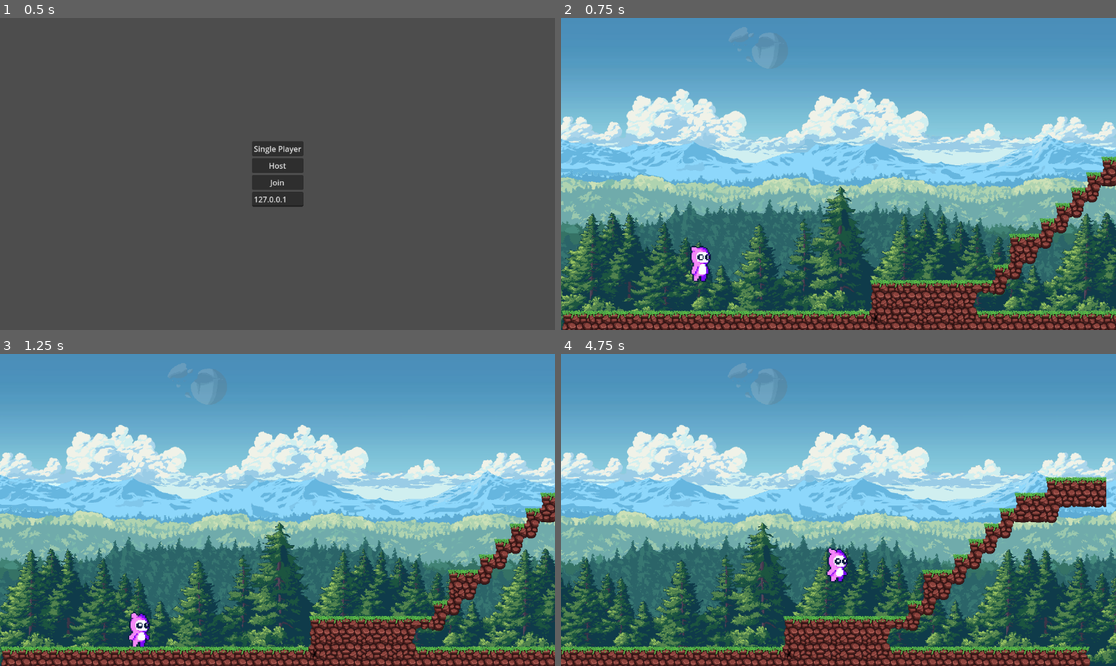
Above: before the commit, frames 1-4 (two rows, left to right).
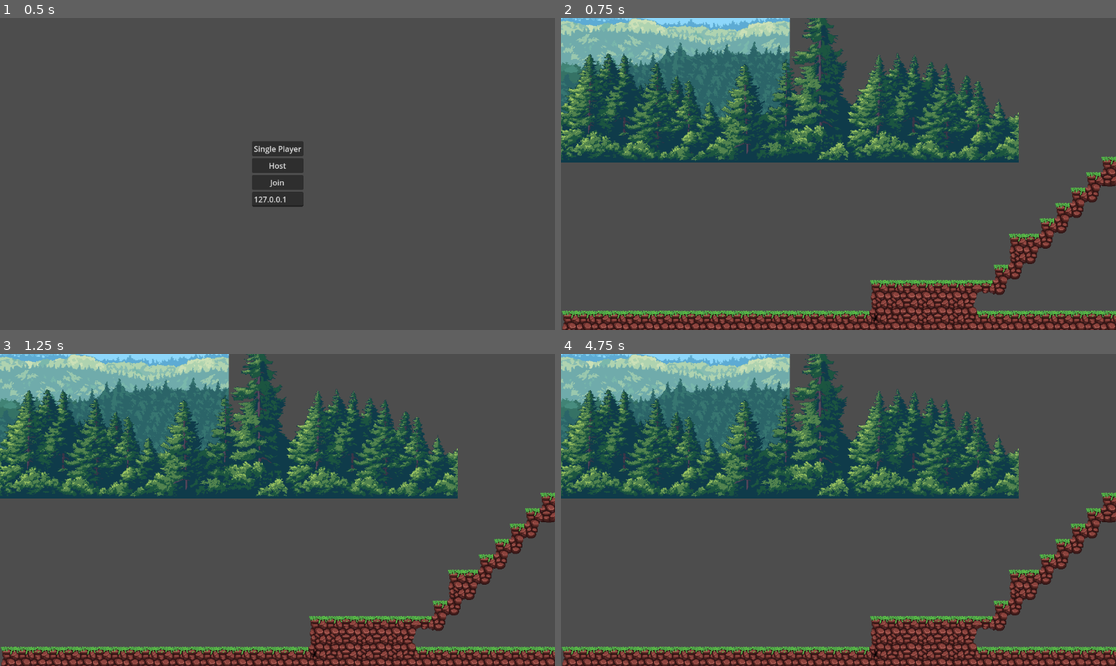
Above: after the commit, the same moments.

Repository: oberthan/Platformer
Game: Godot game, scene res://Main.tscn
Same seed, same stepped clock (60 frames per second), same inputs: the game is played once before the commit and once after it.
Inputs:
- Up to frame 1 (0.5 s): no input
- Up to frame 2 (0.75 s): click "Host" at 0.5 s
- Up to frame 3 (1.25 s): no input
- Up to frame 4 (4.75 s): hold D (right) 1.28-2.78 s; tap Space (jump) at 1.52, 2.27, 3.77, 4.52 s; hold A (left) 2.78-3.53 s; hold D (right) from 3.53 s (still down)

Frame 1 is identical in both runs. In frame 2, 90% of the frame differs, in the area x 0-100%, y 0-100%; in frame 3, 90%; in frame 4, 97%.
Error after the commit: Invalid access to property or key 'is_server' on a base object of type 'Node (network.gd)'. (res://Level.gd:9)

Commit message:
Auto reset server. Build for Pi

Diff:
--- a/Platformer/network.gd
+++ b/Platformer/network.gd
@@ -5,7 +5,6 @@
 
 
 
-var is_server = false
 var players = {}
 var player_inputs = {} # Stores the latest inputs for each player
 
@@ -23,7 +22,6 @@
 		start_server(1221, 2)
 
 func start_server(port, max_clients):
-	is_server = true
 	max_players = max_clients
 	peer.create_server(port, max_clients)
 	multiplayer.multiplayer_peer = peer
@@ -43,6 +41,11 @@
 	connected_players -= 1
 	player_inputs.erase(id)
 	print("Player disconnected: %d. Total players: %d/%d" % [id, connected_players, max_players])
+	if multiplayer.is_server() and connected_players == 0:
+		print("All players have disconnected. Resetting server.")
+		players.clear()
+		player_inputs.clear()
+		get_tree().change_scene_to_file("res://Main.tscn")
 
 func start_client(ip, port):
 	peer.create_client(ip, port)
@@ -68,7 +71,7 @@
 # The server just stores them.
 @rpc("any_peer", "call_local")
 func receive_player_input(id, inputs):
-	if is_server:
+	if multiplayer.is_server():
 			# Don't just overwrite the old inputs. Continuous inputs (like left/right)
 		# should be overwritten, but single-press actions (like jump) should be merged.
 		if inputs.jump:
Not shown, changed: Platformer/export_presets.cfg
Not shown, added: Pi/Platformer.arm64
Not shown, added: Pi/Platformer.pck
Not shown, added: Pi/Platformer.sh
Not shown, changed: Web/index.html
Not shown, changed: Web/index.pck
